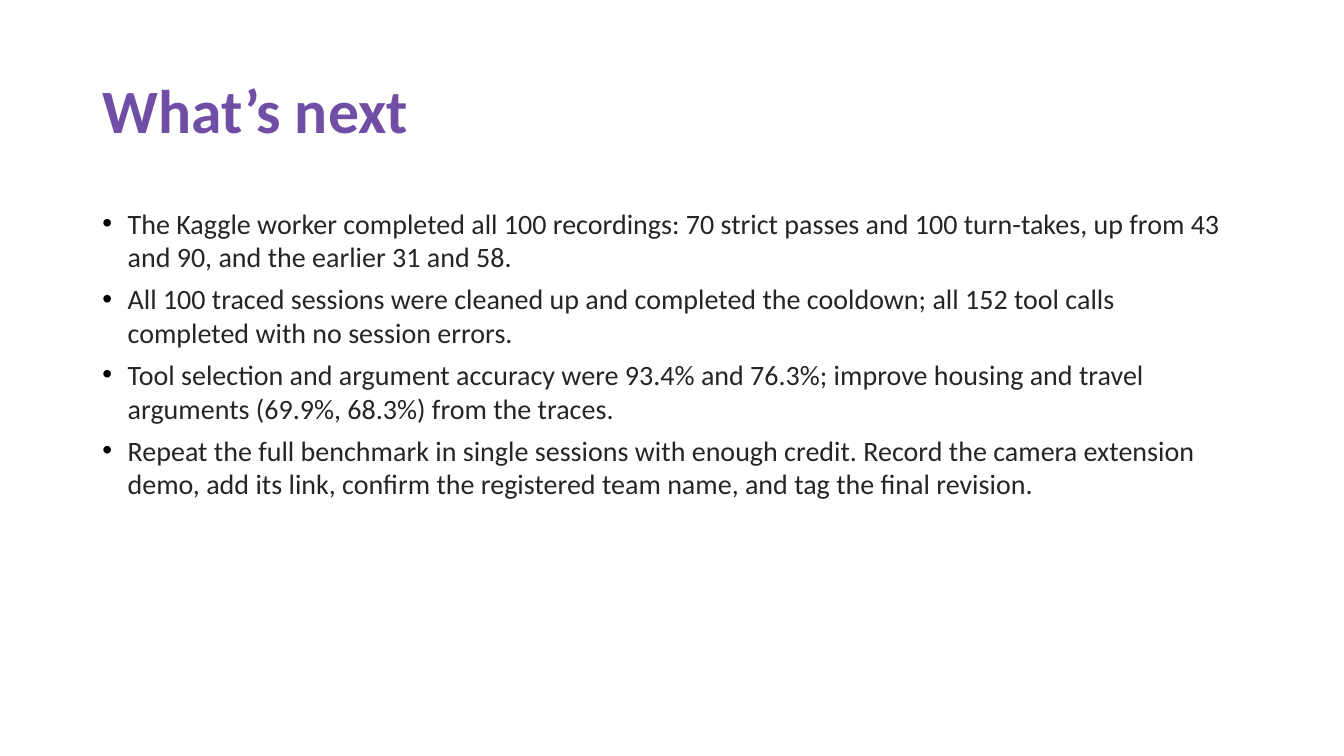
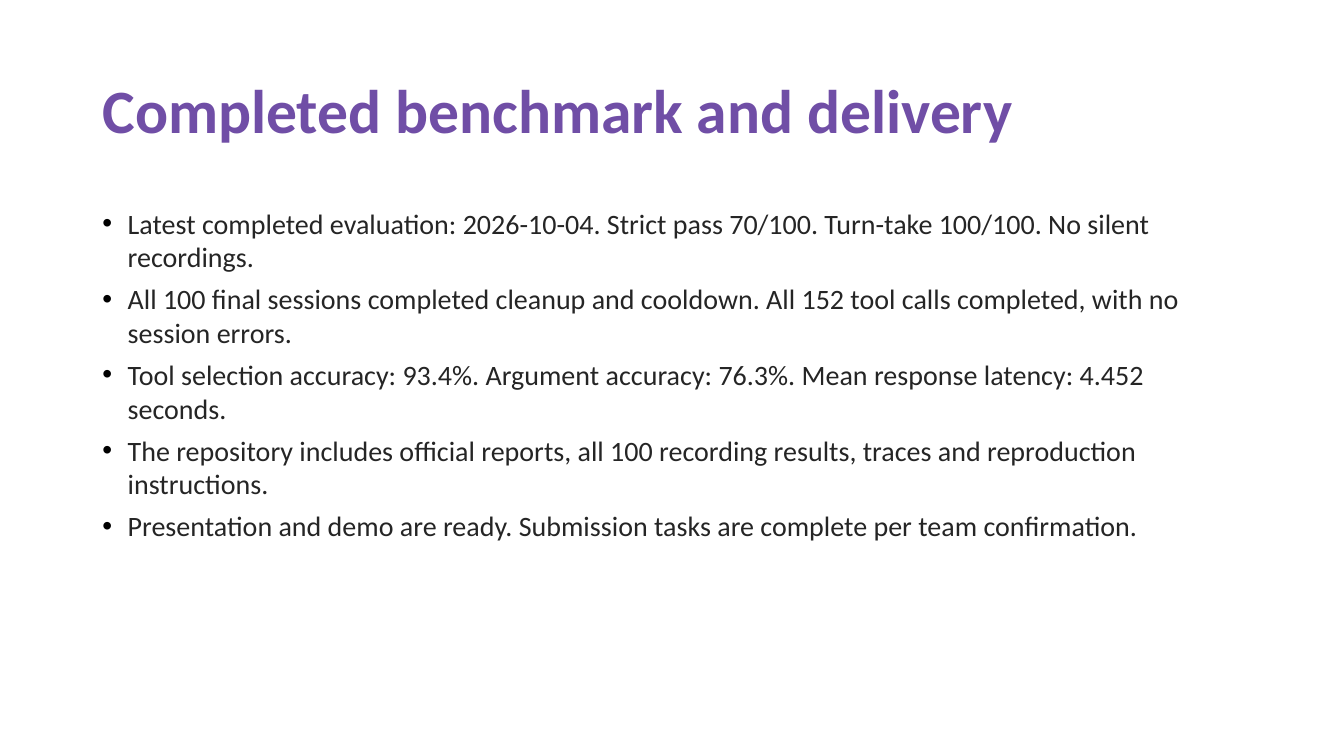
Before and after one commit to Maitri-shah29/Interra, a slide deck: slide 7 of docs/Interra_Theme05_submission.pptx. Drawn at 1344x756 pixels with LibreOffice and Linux fonts; fonts in the diff are those of the drawing. Boxes give left, top, right and bottom in pixels: in the first picture for what was removed or moved away, otherwise in the second. Text is boxed around its words. In the diff, an @@ line names an element or a change of style, - is before the commit and + after.

Commit message:
Update eight-slide results, completion text and submission links

```diff
--- a/docs/Interra_Theme05_submission.pptx
+++ b/docs/Interra_Theme05_submission.pptx
@@ title at (102,90,1012,143): text changed @@
-What’s next
+Completed benchmark and delivery
@@ text at (128,214,1178,541): text changed @@
-• The Kaggle worker completed all 100 recordings: 70 strict passes and 100 turn-takes, up from 43 and 90, and the earlier 31 and 58.
-• All 100 traced sessions were cleaned up and completed the cooldown; all 152 tool calls completed with no session errors.
-• Tool selection and argument accuracy were 93.4% and 76.3%; improve housing and travel arguments (69.9%, 68.3%) from the traces.
-• Repeat the full benchmark in single sessions with enough credit. Record the camera extension demo, add its link, confirm the registered team name, and tag the final revision.
+• Latest completed evaluation: 2026-10-04. Strict pass 70/100. Turn-take 100/100. No silent recordings.
+• All 100 final sessions completed cleanup and cooldown. All 152 tool calls completed, with no session errors.
+• Tool selection accuracy: 93.4%. Argument accuracy: 76.3%. Mean response latency: 4.452 seconds.
+• The repository includes official reports, all 100 recording results, traces and reproduction instructions.
+• Presentation and demo are ready. Submission tasks are complete per team confirmation.
```
Also in this commit, not shown: 3 other slides changed, 11 other files.
